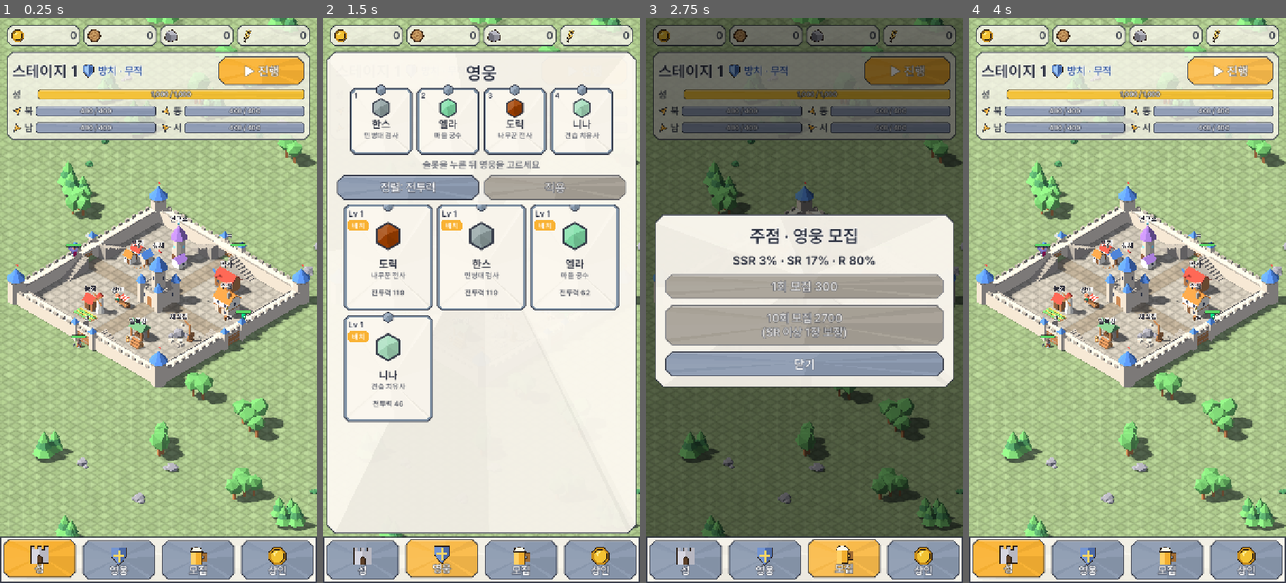
Above: before the commit, frames 1-4 (left to right).
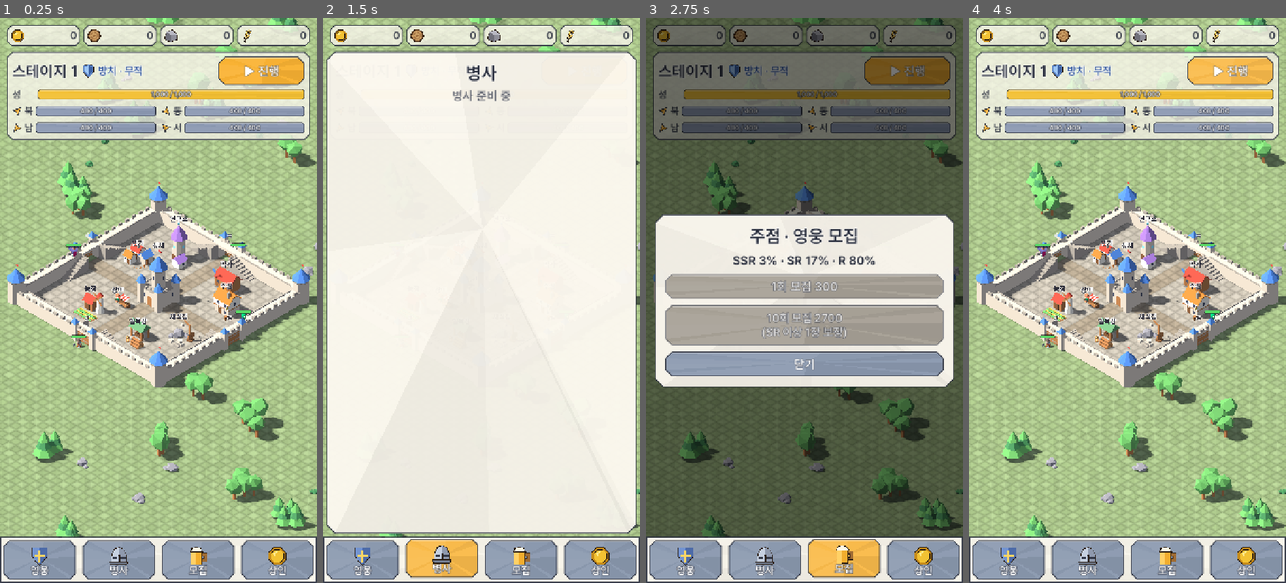
Above: after the commit, the same moments.

Repository: ILSEONG/CastleRPG
Game: Godot game, scene res://scenes/main.tscn
The game is run twice, just before and just after one commit, with the same random seed, the same clock (stepped at 60 frames per second) and the same inputs.
Inputs (mouse positions are in pixels of both pictures, inside the frame that each line leads up to):
- Up to frame 1 (0.25 s): no input
- Up to frame 2 (1.5 s): click (361, 560) at 0.52 s; click (443, 560) at 1.27 s
- Up to frame 3 (2.75 s): click (842, 560) at 2.02 s
- Up to frame 4 (4 s): click (1247, 560) at 2.77 s; click "▶ 진행" at 3.5 s

The runs differ from the first frame. In frame 1, 1.8% of the frame differs, in the area x 1-41%, y 92-100%; in frame 2, 13%, in the area x 4-96%, y 8-99%; in frame 3, 0.4%; in frame 4, 1.8%.

Commit message:
feat(ui): bottom tabs 영웅·병사·모집·상인, empty soldier sheet
Rev 13 §7.1: the [성] tab is gone; the battlefield is the no-window
state (no tab selected). [병사] opens a "병사 준비 중" placeholder
sheet for the soldier UI task. Tab presses close every ui_window.
Sheet layout moved to ui_window._fit_sheet (hero + soldier sheets).

Co-Authored-By: Claude Opus 5.5 <noreply@anthropic.com>

Diff:
--- a/scripts/hero_panel.gd
+++ b/scripts/hero_panel.gd
@@ -14,8 +14,6 @@
 const HeroCardScript := preload("res://scripts/hero_card.gd")
 const IconsScript := preload("res://scripts/icons.gd")
 
-const SHEET_TOP := 76  # 상단 칩 줄(16..64) 아래
-const SHEET_SIDE := 8
 const SLOT_SIZE := Vector2(140, 150)
 const CARD_SIZE := Vector2(200, 240)
 const GRID_COLUMNS := 3
@@ -78,13 +76,9 @@
 	Economy.leveled.connect(_on_leveled)
 
 
-## 시트: 상단 칩 줄 아래부터 탭 바 위까지(크기는 고정 — 내용이 바뀌어도 다시 맞추지 않는다).
+## 시트(ui_window._fit_sheet): 내용이 바뀌어도 크기를 다시 맞추지 않는다.
 func _fit() -> void:
-	dialog.set_anchors_and_offsets_preset(Control.PRESET_FULL_RECT)
-	dialog.offset_left = SHEET_SIDE
-	dialog.offset_right = -SHEET_SIDE
-	dialog.offset_top = SHEET_TOP
-	dialog.offset_bottom = -(HudScript.TAB_BAR_H + 8)
+	_fit_sheet()
 
 
 func _build_list() -> void:
--- a/scripts/main.gd
+++ b/scripts/main.gd
@@ -27,6 +27,7 @@
 const RecruitPanelScript := preload("res://scripts/recruit_panel.gd")
 const HeroPanelScript := preload("res://scripts/hero_panel.gd")
 const TabBarScript := preload("res://scripts/tab_bar.gd")
+const SoldierPanelScript := preload("res://scripts/soldier_panel.gd")
 const GroundShader := preload("res://shaders/ground_grid.gdshader")
 const GATE_PAN_SEC := 0.4  # HUD 성문 막대 탭 → 카메라가 그 성문으로 옮겨 가는 시간
 const EXPANDED_TEXT := "성이 넓어졌습니다!"
@@ -97,8 +98,10 @@
 	picker.recruit = recruit
 	var hero_panel = HeroPanelScript.new()
 	add_child(hero_panel)
-	var tabs = TabBarScript.new()  # 하단 탭 바(개정 11): 성·영웅·모집·상인
-	tabs.windows = {"hero": hero_panel, "recruit": recruit, "merchant": panel}
+	var soldier_panel = SoldierPanelScript.new()
+	add_child(soldier_panel)
+	var tabs = TabBarScript.new()  # 하단 탭 바(개정 13 §7.1): 영웅·병사·모집·상인
+	tabs.windows = {"hero": hero_panel, "soldier": soldier_panel, "recruit": recruit, "merchant": panel}
 	add_child(tabs)
 	GameState.refilled.connect(_sync_heroes)  # 다음 리필(스테이지 사이) 때 배치·별·막사·연구소 반영
 	Economy.roster_changed.connect(_on_roster_changed)
--- /dev/null
+++ b/scripts/soldier_panel.gd
@@ -0,0 +1,17 @@
+extends "res://scripts/ui_window.gd"
+## [병사] 탭 시트(개정 13 §7.1) 자리. 지금은 "병사 준비 중" 빈 시트 — 병사 시트(다음 작업 S2)가 채운다.
+## 영웅 시트처럼 칩 줄 아래 ~ 탭 바 위를 채우고 뒤 입력을 막는다.
+
+const EMPTY_TEXT := "병사 준비 중"
+
+
+func _ready() -> void:
+	_build_window(0, 10)
+	dialog.get_parent().color = Color(0, 0, 0, 0)  # 시트가 화면을 채운다
+	content.add_child(_title("병사"))
+	content.add_child(_label(EMPTY_TEXT, 28, HudScript.INK.lightened(0.3)))
+	_fit()
+
+
+func _fit() -> void:
+	_fit_sheet()
--- a/scripts/tab_bar.gd
+++ b/scripts/tab_bar.gd
@@ -1,22 +1,23 @@
 extends CanvasLayer
-## 하단 탭 바(스펙 §2.3, 방치형 RPG의 하단 고정 내비게이션): 화면 맨 아래 로우폴리 바 1줄(HudScript.TAB_BAR_H)에 같은 폭 탭 4개 —
-## 성(모든 창을 닫고 전장으로, 기본 선택)·영웅(영웅 목록)·모집(주점 창)·상인(거래 창). 탭마다 각진 아이콘 + 글자.
-## 선택된 탭은 호박색 면에 위로 RAISE px 올라오고, 나머지는 강철색이다. 선택은 열린 창을 따른다(visibility_changed) —
-## 건물 탭으로 연 창도 그 탭이 선택되고, 창이 닫히면 성으로 돌아간다. 이미 선택된 탭을 다시 누르면 그 창을 닫는다.
+## 하단 탭 바(스펙 §2.3, 개정 13 §7.1): 화면 맨 아래 로우폴리 바 1줄(HudScript.TAB_BAR_H)에 같은 폭 탭 4개 —
+## 영웅(영웅 목록)·병사(병사 시트)·모집(주점 창)·상인(거래 창). [성] 탭은 없다 — 전장은 모든 창이 닫힌 기본 상태(선택 없음).
+## 탭마다 각진 아이콘 + 글자. 선택된 탭은 호박색 면에 위로 RAISE px 올라오고, 나머지는 강철색이다. 선택은 열린 창을 따른다
+## (visibility_changed) — 건물 탭으로 연 창도 그 탭이 선택되고, 창이 닫히면 선택이 없어진다. 이미 선택된 탭을 다시 누르면 그 창을 닫는다.
 ## 층 3: 창(층 2)의 어두운 배경 위라 창이 열려 있어도 탭 바는 계속 누를 수 있다(창의 연 직후 보호 시간에는 누름이 버려진다).
 
 const UiKit := preload("res://scripts/ui_kit.gd")
 const HudScript := preload("res://scripts/hud.gd")
 const IconsScript := preload("res://scripts/icons.gd")
+const UiWindow := preload("res://scripts/ui_window.gd")
 const FONT := preload("res://assets/fonts/Pretendard-SemiBold.otf")
 
-const TABS := [["castle", "성"], ["hero", "영웅"], ["recruit", "모집"], ["merchant", "상인"]]
+const TABS := [["hero", "영웅"], ["soldier", "병사"], ["recruit", "모집"], ["merchant", "상인"]]
 const RAISE := 4.0
 const PAD := 8.0  # 바 안 여백·탭 사이 간격의 절반
 const ICON_PX := 46.0
 
 var windows := {}  # 탭 id → 창(ui_window). main이 add_child 전에 넣는다
-var selected := "castle"
+var selected := ""  # 열린 창의 탭(없으면 "")
 var buttons := {}  # 탭 id → Button
 
 var _bar: Control
@@ -51,21 +52,21 @@
 	_refresh()
 
 
-## 탭 누름: 그 탭의 창이 닫혀 있으면 다른 창을 모두 닫고 연다. 열려 있으면(또는 성) 모두 닫는다.
+## 탭 누름: 그 탭의 창이 닫혀 있으면 다른 창(건물 창 등 탭 밖 창 포함)을 모두 닫고 연다. 열려 있으면 모두 닫는다.
 func press(id: String) -> void:
 	var w = windows.get(id)
 	var open_it: bool = w != null and not w.is_open()
-	for k in windows:
-		if windows[k].is_open():
-			windows[k].close()
+	for x in get_tree().get_nodes_in_group(UiWindow.GROUP):
+		if x.is_open():
+			x.close()
 	if open_it:
 		w.open()
 	_refresh()
 
 
-## 선택 = 열린 창의 탭(없으면 성). 선택은 호박색 + RAISE px 위, 나머지는 강철색.
+## 선택 = 열린 창의 탭(없으면 ""). 선택은 호박색 + RAISE px 위, 나머지는 강철색.
 func _refresh() -> void:
-	selected = "castle"
+	selected = ""
 	for id in windows:
 		if windows[id].is_open():
 			selected = id
@@ -100,16 +101,21 @@
 			ci.draw_polyline(pts, IconsScript.OUTLINE, maxf(1.0, size_px / 30.0))
 
 
-## 탭 아이콘(각진 평면 로우폴리): 성 = 총안 탑 + 문, 영웅 = 방패(밝은 왼쪽 면), 모집 = 맥주잔, 상인 = 금화(자원 아이콘).
+## 탭 아이콘(각진 평면 로우폴리): 영웅 = 방패·병사 = 쇠 투구(둘 다 밝은 왼쪽 면), 모집 = 맥주잔, 상인 = 금화(자원 아이콘).
 static func tab_shapes(id: String) -> Array:
 	match id:
-		"castle":
+		"soldier":  # 쇠 투구: 각진 돔(왼쪽 면 밝게) + 챙 + 코 가리개 + 눈 틈 둘
+			var dome := [Vector2(-0.38, 0.28), Vector2(-0.36, -0.08), Vector2(-0.22, -0.34), Vector2(0.0, -0.44), Vector2(0.22, -0.34),
+				Vector2(0.36, -0.08), Vector2(0.38, 0.28)]
+			var slit := Color(0.2, 0.22, 0.28)
 			return [
-				[[Vector2(-0.42, 0.44), Vector2(-0.42, -0.4), Vector2(-0.24, -0.4), Vector2(-0.24, -0.24), Vector2(-0.09, -0.24), Vector2(-0.09, -0.4),
-					Vector2(0.09, -0.4), Vector2(0.09, -0.24), Vector2(0.24, -0.24), Vector2(0.24, -0.4), Vector2(0.42, -0.4), Vector2(0.42, 0.44)],
-					Color(0.72, 0.72, 0.76), true],
-				[[Vector2(-0.42, 0.44), Vector2(-0.42, -0.24), Vector2(0.0, -0.24), Vector2(0.0, 0.44)], Color(0.84, 0.84, 0.88), false],
-				[[Vector2(-0.12, 0.44), Vector2(-0.12, 0.14), Vector2(0.0, 0.02), Vector2(0.12, 0.14), Vector2(0.12, 0.44)], Color(0.36, 0.25, 0.16), true],
+				[dome, Color(0.56, 0.6, 0.68), true],
+				[[Vector2(-0.38, 0.28), Vector2(-0.36, -0.08), Vector2(-0.22, -0.34), Vector2(0.0, -0.44), Vector2(0.0, 0.28)], Color(0.78, 0.82, 0.88), false],
+				[[Vector2(-0.32, 0.02), Vector2(-0.08, 0.02), Vector2(-0.08, 0.13), Vector2(-0.32, 0.13)], slit, false],
+				[[Vector2(0.08, 0.02), Vector2(0.32, 0.02), Vector2(0.32, 0.13), Vector2(0.08, 0.13)], slit, false],
+				[[Vector2(-0.05, -0.04), Vector2(0.05, -0.04), Vector2(0.05, 0.36), Vector2(-0.05, 0.36)], Color(0.44, 0.48, 0.56), true],
+				[[Vector2(-0.46, 0.28), Vector2(0.46, 0.28), Vector2(0.4, 0.42), Vector2(-0.4, 0.42)], Color(0.46, 0.5, 0.58), true],
+				[dome, Color(0, 0, 0, 0), true],
 			]
 		"hero":
 			var rim := [Vector2(-0.38, -0.4), Vector2(0.38, -0.4), Vector2(0.38, 0.02), Vector2(0.0, 0.46), Vector2(-0.38, 0.02)]
--- a/scripts/ui_window.gd
+++ b/scripts/ui_window.gd
@@ -11,6 +11,8 @@
 const DIM := Color(0, 0, 0, 0.55)
 const OPEN_GUARD_MS := 400  # 연 직후 이 시간 동안 이 창의 누름(버튼·카드·배경)을 버린다
 const GROUP := "ui_windows"
+const SHEET_TOP := 76  # 시트 위 끝: 상단 칩 줄(16..64) 아래
+const SHEET_SIDE := 8
 
 var dialog: PanelContainer
 var content: VBoxContainer
@@ -48,6 +50,15 @@
 	dialog.offset_right = 0.0
 	dialog.offset_top = 0.0
 	dialog.offset_bottom = 0.0
+
+
+## 시트(하단 탭 창): 상단 칩 줄 아래부터 탭 바 위까지 채운다(크기 고정 — 내용이 바뀌어도 다시 맞추지 않는다).
+func _fit_sheet() -> void:
+	dialog.set_anchors_and_offsets_preset(Control.PRESET_FULL_RECT)
+	dialog.offset_left = SHEET_SIDE
+	dialog.offset_right = -SHEET_SIDE
+	dialog.offset_top = SHEET_TOP
+	dialog.offset_bottom = -(HudScript.TAB_BAR_H + 8)
 
 
 func open() -> void:
--- a/tests/input_check.gd
+++ b/tests/input_check.gd
@@ -368,16 +368,17 @@
 	await _tap(recruit.confirm_button.get_global_rect().get_center())
 	_check(recruit.is_open() and not recruit.is_showing_results() and recruit.one_button.disabled, "(s) [확인] goes back; [1회] is off at 0 gold", "")
 
-	# (t) 하단 탭 바(개정 11): 탭 4개(성·영웅·모집·상인), 건물 탭으로 연 모집 창도 [모집] 선택(올라옴). 창이 열린 동안 끌기는 카메라를
-	#     못 움직이고, 탭 바는 창 위에서도 동작한다: [상인] → 모집 창 닫고 거래 창, 같은 탭 다시 → 닫고 [성], [모집] 열기, [성] 모두 닫기
+	# (t) 하단 탭 바(개정 13 §7.1): 탭 4개(영웅·병사·모집·상인, [성] 없음), 건물 탭으로 연 모집 창도 [모집] 선택(올라옴). 창이 열린 동안
+	#     끌기는 카메라를 못 움직이고, 탭 바는 창 위에서도 동작한다: [상인] → 모집 창 닫고 거래 창, 같은 탭 다시 → 닫고 선택 없음,
+	#     [병사] → "병사 준비 중" 빈 시트, 다시 → 닫힘
 	var merchant: Node = null
 	for c in _main.get_children():
 		if c.get_script() == preload("res://scripts/merchant_panel.gd"):
 			merchant = c
 	var bar_rect: Rect2 = tabs._bar.get_global_rect()
 	var big: Rect2 = hud._button.get_global_rect()
-	_check(tabs.buttons.keys() == ["castle", "hero", "recruit", "merchant"] and tabs.selected == "recruit" and tabs.buttons.recruit.offset_top < tabs.buttons.hero.offset_top,
-		"(t) the tab bar has 성·영웅·모집·상인; the tavern-opened recruit window selects [모집] (raised)", "tabs=%s selected=%s" % [tabs.buttons.keys(), tabs.selected])
+	_check(tabs.buttons.keys() == ["hero", "soldier", "recruit", "merchant"] and tabs.selected == "recruit" and tabs.buttons.recruit.offset_top < tabs.buttons.hero.offset_top,
+		"(t) the tab bar has 영웅·병사·모집·상인; the tavern-opened recruit window selects [모집] (raised)", "tabs=%s selected=%s" % [tabs.buttons.keys(), tabs.selected])
 	var title: Rect2 = hud._stage_label.get_global_rect()
 	_check(is_equal_approx(bar_rect.end.y, 1280.0) and is_equal_approx(bar_rect.size.y, hud.TAB_BAR_H) and big.end.y < 300.0 and big.position.x > title.end.x
 		and big.end.x > 680.0 and absf(big.get_center().y - title.get_center().y) < 8.0 and absf(big.size.y - 64.0) < 1.0,
@@ -395,17 +396,24 @@
 	await _tap(_tab_px(tabs, "merchant"))
 	_check(not recruit.is_open() and merchant.is_open() and tabs.selected == "merchant", "(t) [상인] works over the open recruit window: it closes it and opens the trade window",
 		"recruit=%s merchant=%s selected=%s" % [recruit.is_open(), merchant.is_open(), tabs.selected])
-	await _tap(_tab_px(tabs, "castle"))  # 연 직후 보호 시간: 탭 바 누름도 버린다
+	await _tap(_tab_px(tabs, "hero"))  # 연 직후 보호 시간: 탭 바 누름도 버린다
 	_check(merchant.is_open(), "(t) a tab press right after a window opens is ignored too", "")
 	await _guard_wait()
 	await _tap(_tab_px(tabs, "merchant"))
-	_check(not merchant.is_open() and tabs.selected == "castle", "(t) the selected tab again closes its window and [성] is selected", "selected=%s" % tabs.selected)
+	_check(not merchant.is_open() and tabs.selected == "" and _picker.selected == null, "(t) the selected tab again closes its window and no tab is selected (battlefield)", "selected=%s" % tabs.selected)
 	await _tap(_tab_px(tabs, "recruit"))
 	_check(recruit.is_open() and tabs.selected == "recruit", "(t) [모집] opens the recruit window", "")
 	await _guard_wait()
-	await _tap(_tab_px(tabs, "castle"))
-	_check(not recruit.is_open() and not merchant.is_open() and not heroes_win.is_open() and tabs.selected == "castle" and _picker.selected == null,
-		"(t) [성] closes every window and the press does not reach the battlefield", "selected=%s" % tabs.selected)
+	var soldiers: Node = tabs.windows.soldier
+	await _tap(_tab_px(tabs, "soldier"))
+	var sheet0: Rect2 = soldiers.dialog.get_global_rect()
+	_check(soldiers.is_open() and not recruit.is_open() and tabs.selected == "soldier" and soldiers.content.get_child(1).text == soldiers.EMPTY_TEXT
+		and sheet0.end.y <= bar_rect.position.y and sheet0.size.y > 1000.0, "(t) [병사] closes the recruit window and opens the empty soldier sheet (병사 준비 중) above the tab bar",
+		"open=%s selected=%s sheet=%s" % [soldiers.is_open(), tabs.selected, sheet0])
+	await _guard_wait()
+	await _tap(_tab_px(tabs, "soldier"))
+	_check(not recruit.is_open() and not merchant.is_open() and not heroes_win.is_open() and not soldiers.is_open() and tabs.selected == "" and _picker.selected == null,
+		"(t) [병사] again closes it; every window is closed and the press does not reach the battlefield", "selected=%s" % tabs.selected)
 
 	# (t) 탭 바 위 마우스 휠은 카메라 줌으로 새지 않는다
 	var zoom0 := _camera.size
@@ -569,7 +577,7 @@
 		"(x) [닫기] returns to the list (guarded); the card shows Lv 5", "")
 	await _guard_wait()
 	await _tap(Vector2(30, 40))  # 위 칩 줄 높이 — 시트 바깥 배경
-	_check(not heroes_win.is_open() and tabs.selected == "castle", "(x) a backdrop tap above the sheet closes it and [성] is selected", "")
+	_check(not heroes_win.is_open() and tabs.selected == "", "(x) a backdrop tap above the sheet closes it and no tab is selected", "")
 
 	# (y) 늦게 온 모집 결과(온라인): 다른 창이 열려 있으면 그 위로 모집 창을 열지 않고 알림, 다음에 주점 창을 열 때 보여 준다.
 	#     아무 창도 없으면 모집 창을 열어 보여 준다.
Not shown, added: scripts/soldier_panel.gd.uid
